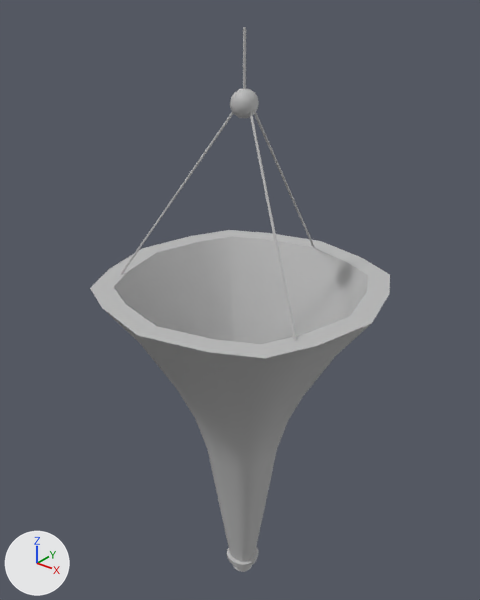
An edit to the FBX model Assets/Models/Vasos/vaso2.fbx, drawn before and after from the same camera.
Rendered twice from a camera (50 mm lens) standing at (0.645, -0.815, 1.132) and looking at (-0.028, 0.026, 0.611). The lights are fixed; the arrows at lower left show +X, +Y and +Z. Where no turn or scale is listed for an object, it has been applied to the vertices.
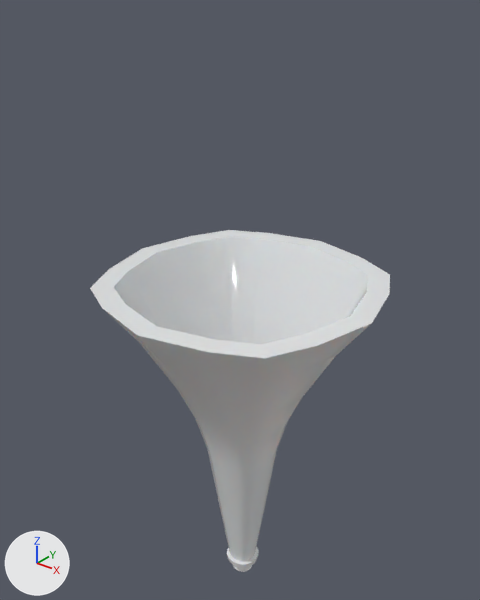
The newer file is also turned or shifted as a whole; pictures and numbers use the older file's frame.

Location of each change, (x1, y1, x2, y2) in pixels of the pictures (480 x 600 px):
'polySurface10', recoloured (grey to white)
    both: (90, 230, 390, 572)
'polySurface25', deleted
    before: (120, 27, 315, 341)

The change, as a diff of the scene's bpy script:
```diff
--- a/Assets/Models/Vasos/vaso2.fbx.py
+++ b/Assets/Models/Vasos/vaso2.fbx.py
@@ mat_aistandardsurface3 @@
+mat_aistandardsurface3 = principled_material('aiStandardSurface3')
+mat_aistandardsurface3.base_color = (0.8, 0.8, 0.8)  # white #e7e7e7
+mat_aistandardsurface3.roughness = 0.0
+mat_aistandardsurface3.subsurface_weight = 0.1
+mat_aistandardsurface3.subsurface_scale = 1.0
+mat_aistandardsurface3.anisotropic = 0.5
@@ me_mesh @@
 me_mesh.from_pydata(...)  # 274 vertices, 272 faces; spans x -0.246..0.246, y -0.246..0.246, z -0.332..0.332
-me_mesh.materials.append(mat_lambert1)  # grey #bcbcbc
+me_mesh.materials.append(mat_aistandardsurface3)  # white #e7e7e7
@@ ob_polysurface25 @@
-ob_polysurface25 = bpy.data.objects.new('polySurface25', me_mesh_001)
-ob_polysurface25.location = (0.0, 0.048, 0.866)
```
